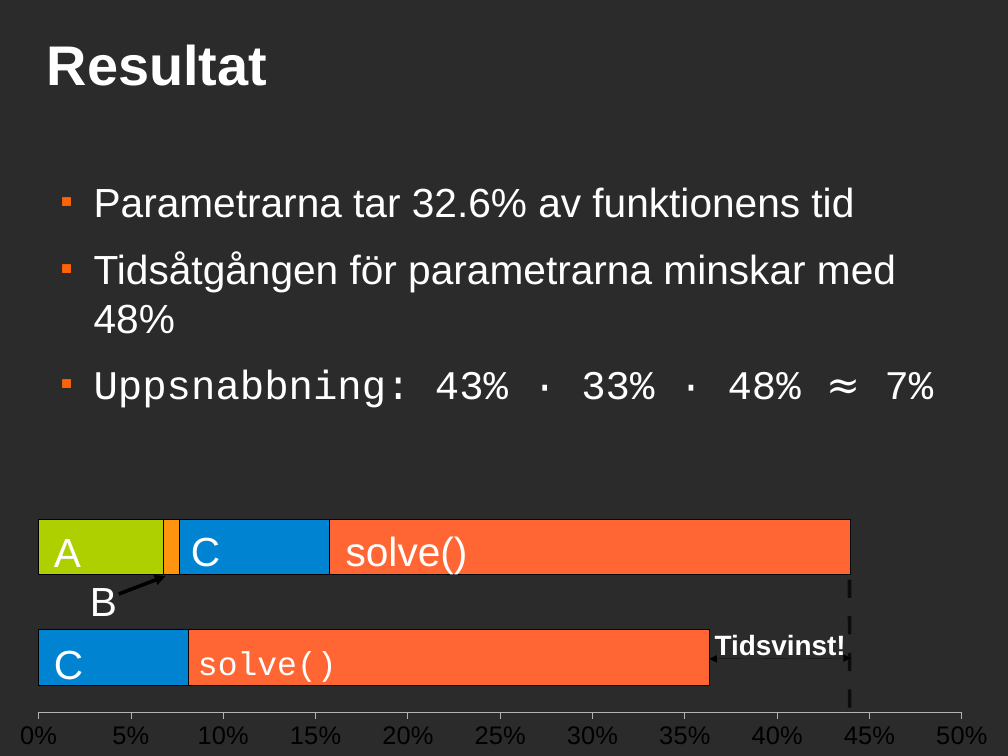
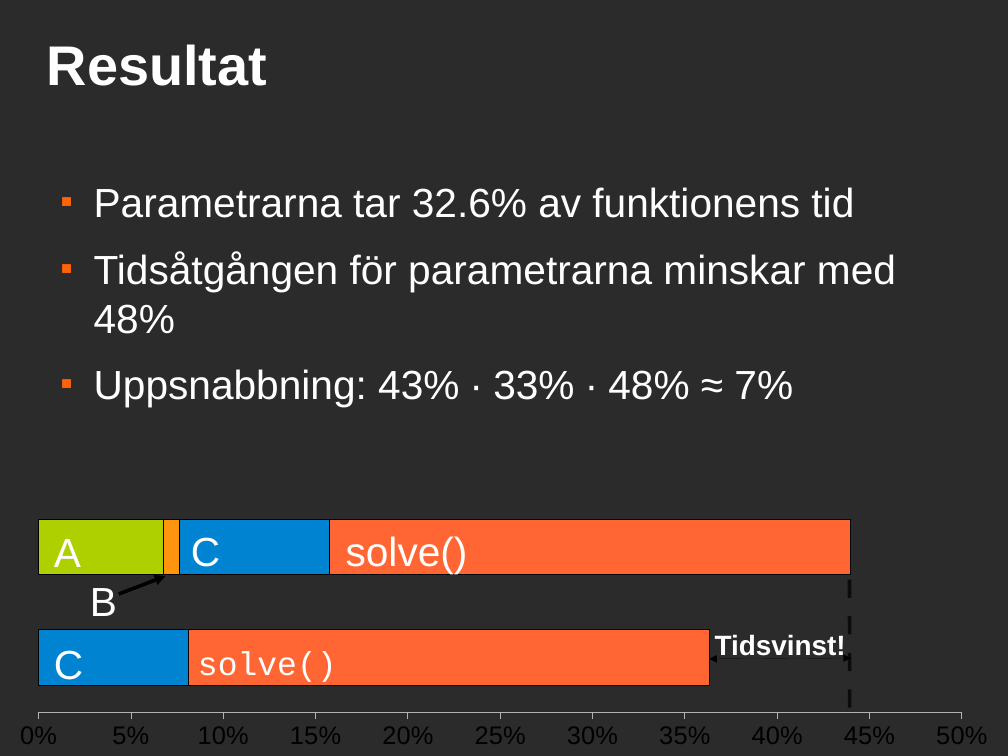
Before and after one commit to saifthe1/openfoam-openmp, a slide deck: slide 16 of presentation/pres.odp. Drawn at 1008x756 pixels with LibreOffice and Linux fonts; fonts in the diff are those of the drawing; background and template pictures are left out; a plain dark background stands for a picture behind light text. Boxes give left, top, right and bottom in pixels: in the first picture for what was removed or moved away, otherwise in the second. Text is boxed around its words. In the diff, an @@ line names an element or a change of style, - is before the commit and + after.

```diff
--- a/presentation/pres.odp
+++ b/presentation/pres.odp
@@ text at bbox=[94, 369, 793, 407]: font Courier New to Arial in "Uppsnabbning: 43% ∙ 33% ∙ 48% 7%"; font DejaVu Serif to Arial in "≈" @@
```
Also in this commit, not shown: 2 other slides changed, 1 slide added.
